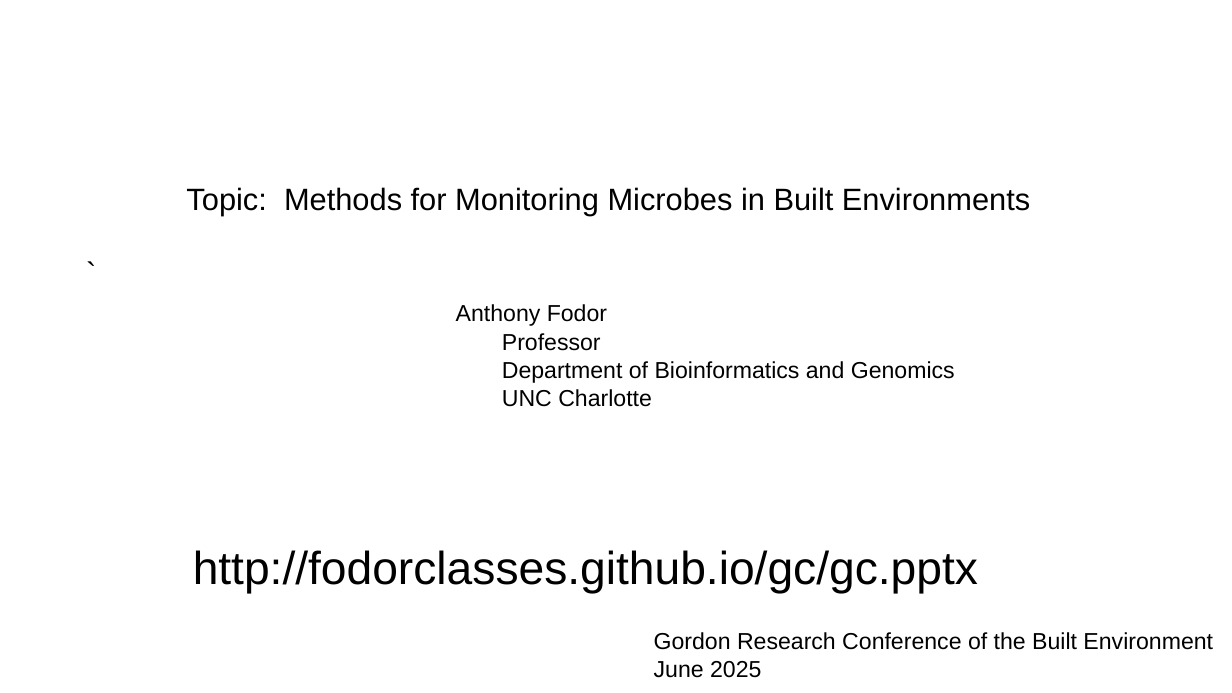
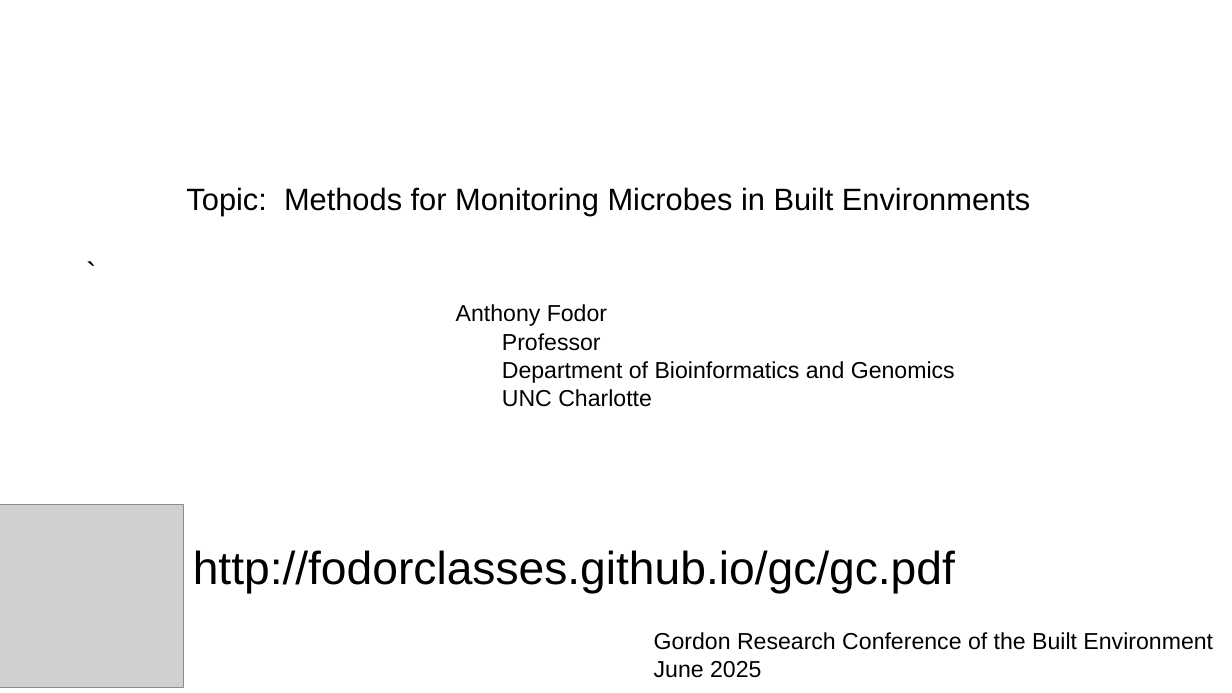
Before and after one commit to fodorclasses/fodorclasses.github.io, a slide deck: slide 1 of gc/gc.pptx. Drawn at 1232x693 pixels with LibreOffice and Linux fonts; fonts in the diff are those of the drawing; grey boxes stand for pictures. Boxes give left, top, right and bottom in pixels: in the first picture for what was removed or moved away, otherwise in the second. Text is boxed around its words. In the diff, an @@ line names an element or a change of style, - is before the commit and + after.

```diff
--- a/gc/gc.pptx
+++ b/gc/gc.pptx
@@ picture added at [0,505,184,688] @@
@@ text at [193,550,955,593]: text changed @@
-http://fodorclasses.github.io/gc/gc.pptx
+http://fodorclasses.github.io/gc/gc.pdf
```
Also in this commit, not shown: 5 other slides changed, 1 other file.
